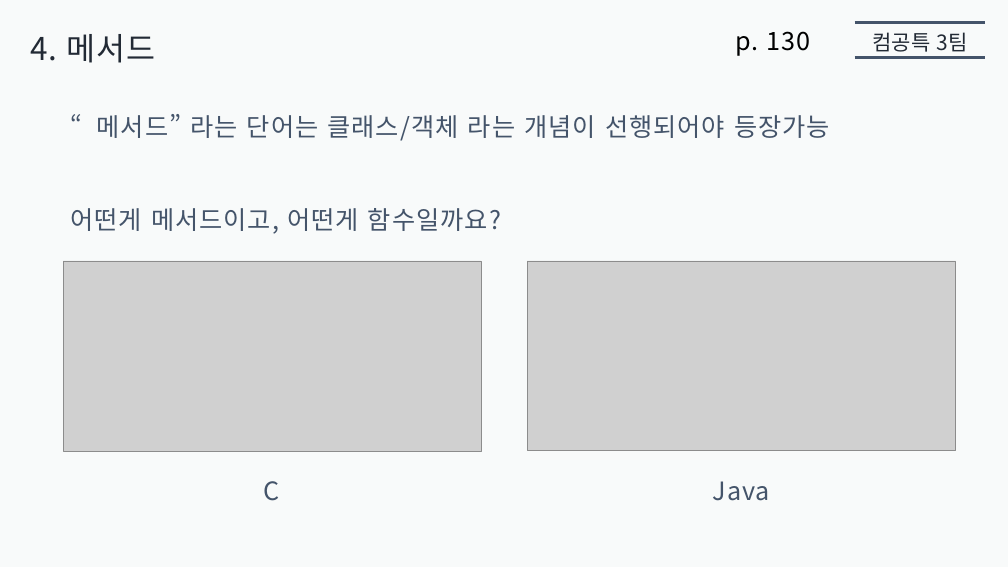
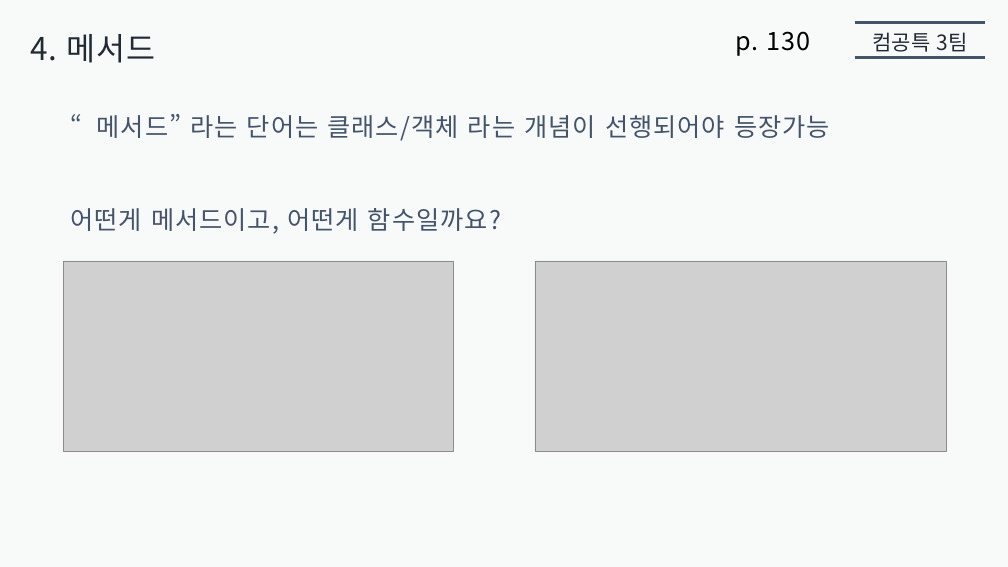
Before and after one commit to jaehoo1/Modern-JavaScript-Deep-Dive, a slide deck: slide 4 of 05. 객체 리터럴/presentation5/jaehoo1/객체_리터럴.pptx. Drawn at 1008x567 pixels with LibreOffice and Linux fonts; fonts in the diff are those of the drawing; grey boxes stand for pictures. Boxes give left, top, right and bottom in pixels: in the first picture for what was removed or moved away, otherwise in the second. Text is boxed around its words. In the diff, an @@ line names an element or a change of style, - is before the commit and + after.

Commit message:
퀴즈 수정

```diff
--- a/05. 객체 리터럴/presentation5/jaehoo1/객체_리터럴.pptx
+++ b/05. 객체 리터럴/presentation5/jaehoo1/객체_리터럴.pptx
@@ picture resized from (x1=63, y1=261, x2=481, y2=451) to (x1=63, y1=261, x2=454, y2=451) @@
@@ picture resized from (x1=527, y1=261, x2=956, y2=451) to (x1=535, y1=261, x2=947, y2=451) @@
@@ text removed at (x1=264, y1=481, x2=280, y2=501) @@
-C
@@ text removed at (x1=713, y1=481, x2=771, y2=501) @@
-Java
```
